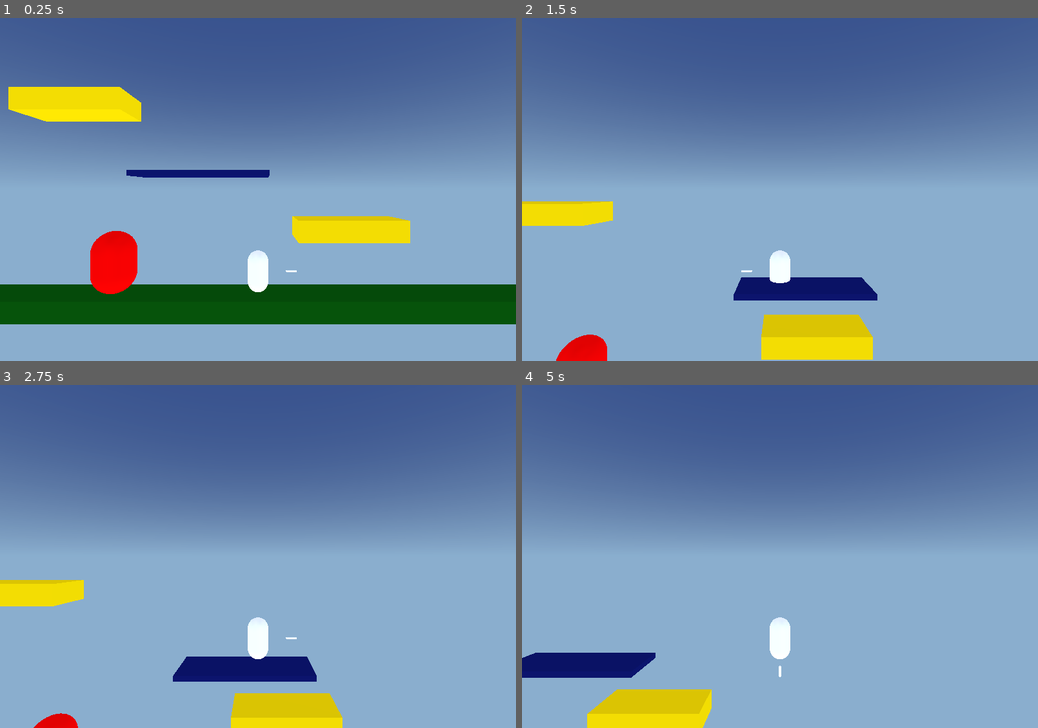
Above: before the commit, frames 1-4 (two rows, left to right).
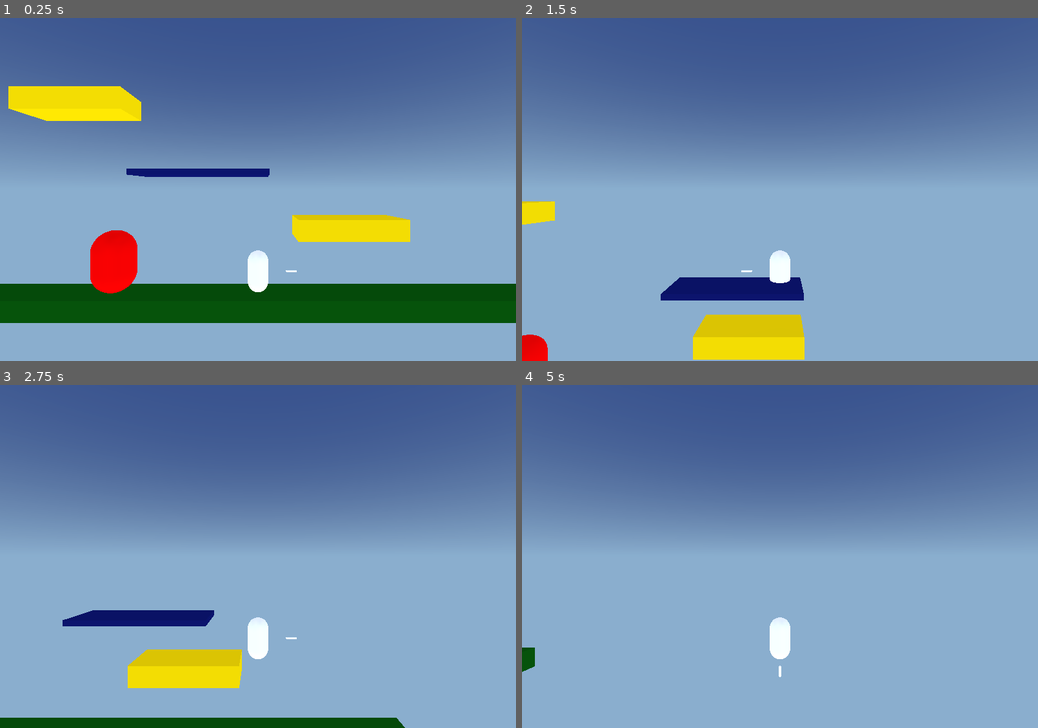
Above: after the commit, the same moments.

Repository: CaffeinatedCM/scorespacejam_9_game
Game: Godot game, scene res://levels/Sandbox.tscn
Two runs of this game, one before a commit and one after it. Both use one fixed random seed, a clock stepped at 60 frames per second and the inputs below.
Inputs:
- Up to frame 1 (0.25 s): no input
- Up to frame 2 (1.5 s): hold D (move_right) 0.53-1.28 s; hold Down (aim_down) 0.53-1.28 s; tap Space (jump) at 0.77 s; hold A (move_left) from 1.28 s (still down); tap Left (aim_left) at 1.35 s
- Up to frame 3 (2.75 s): tap Space (jump) at 1.52 s; release A (move_left) at 2.03 s; hold D (move_right) from 2.03 s (still down); hold Right (aim_right) from 2.03 s (still down)
- Up to frame 4 (5 s): release Right (aim_right) at 2.78 s; tap Up (aim_up) at 2.85 s; tap Space (jump) at 3.02, 3.77, 4.52 s; release D (move_right) at 3.53 s; hold A (move_left) from 3.53 s (still down); tap Ctrl (shoot) at 3.6 s; tap Down (aim_down) at 4.35 s

The runs differ from the first frame. In frame 1, 1.0% of the frame differs, in the area x 0-100%, y 19-90%; in frame 2, 6.9%; in frame 3, 9.6%, in the area x 0-79%, y 56-100%; in frame 4, 4.2%.

Commit message:
Add acceleration and decell to player

Diff:
--- a/game/characters/player/states/movement/Moving.gd
+++ b/game/characters/player/states/movement/Moving.gd
@@ -1,7 +1,10 @@
 extends PlayerBaseState
 
-export var MAX_SPEED = 15
-export var GRAVITY = 9.8
+export var MAX_SPEED = 10
+export var GRAVITY = 24.8
+export var ACCELERATION = 4.5
+export var DEACCELERATION = 16
+
 
 var velocity = Vector3.ZERO
 var direction = Vector3.ZERO
@@ -18,6 +21,12 @@
     if Input.is_action_just_pressed("jump") and player.is_on_floor():
         emit_signal("finished", "jump")
 
-    velocity = velocity.linear_interpolate(target_velocity, delta)
+    var accel
+    if direction.dot(target_velocity):
+        accel = ACCELERATION
+    else:
+        accel = DEACCELERATION
+
+    velocity = velocity.linear_interpolate(target_velocity, accel * delta)
 
     velocity = player.move_and_slide(velocity, Vector3.UP)
--- /dev/null
+++ b/game/objects/bullet/Bullet.tscn
@@ -0,0 +1,19 @@
+[gd_scene load_steps=3 format=2]
+
+[sub_resource type="CapsuleShape" id=1]
+radius = 0.1
+height = 0.5
+
+[sub_resource type="CapsuleMesh" id=2]
+radius = 0.1
+mid_height = 0.5
+
+[node name="Bullet" type="RigidBody"]
+
+[node name="CollisionShape" type="CollisionShape" parent="."]
+transform = Transform( -1.62921e-07, 0, 1, 0, 1, 0, -1, 0, -1.62921e-07, 0, 0, 0 )
+shape = SubResource( 1 )
+
+[node name="CSGMesh" type="CSGMesh" parent="."]
+transform = Transform( -1.62921e-07, 0, 1, 0, 1, 0, -1, 0, -1.62921e-07, 0, 0, 0 )
+mesh = SubResource( 2 )
Not shown: 3 places in game/characters/player/Player.tscn that only renumber resources
